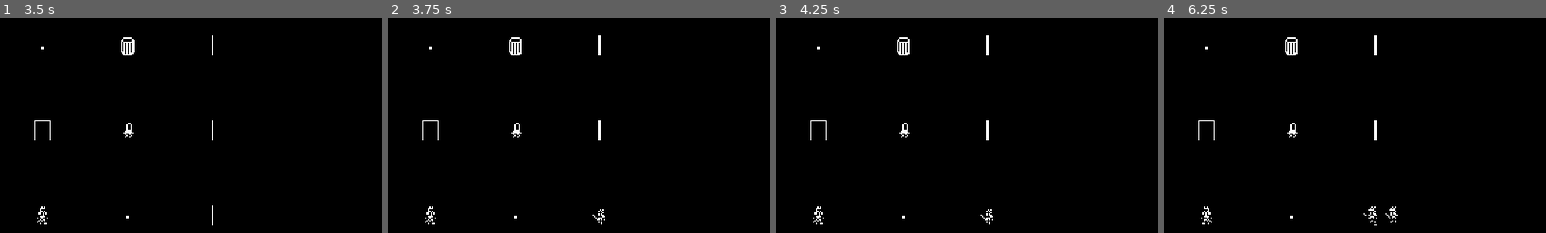
Above: before the commit, frames 1-4 (left to right).
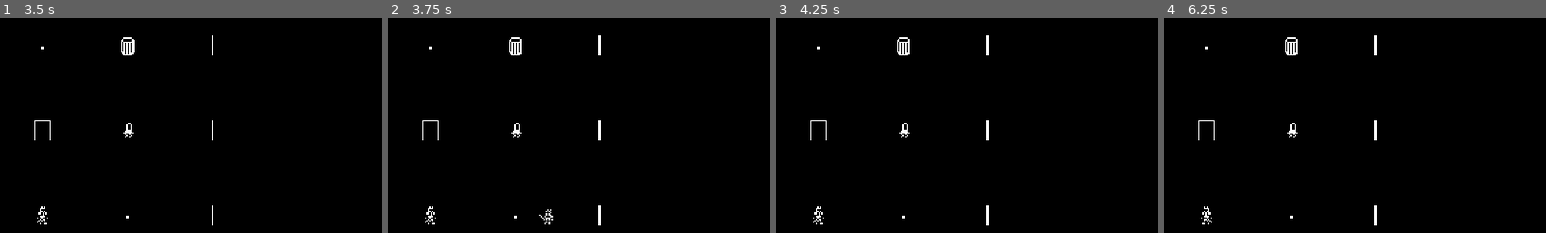
Above: after the commit, the same moments.

Repository: JohnScuzzman/Gnoll-Pointer-Godot-Game
Game: Godot game, scene res://level/main_menu.tscn
Same seed, same stepped clock (60 frames per second), same inputs: the game is played once before the commit and once after it.
Inputs (mouse positions are % of the whole screen's width and height, from its top left):
- Up to frame 1 (3.5 s): click (50, 50) at 0.52 s; type "Alex" at 0.6 s; click "Start Game" at 1.25 s; hold D (right) 2.03-2.78 s; hold F (interact) 2.03-2.78 s; hold S (down) from 2.78 s (still down); tap ` (rest) at 2.85 s
- Up to frame 2 (3.75 s): release S (down) at 3.53 s; hold D (right) from 3.53 s (still down); hold M (spawn) from 3.53 s (still down)
- Up to frame 3 (4.25 s): keep holding D (right); keep holding M (spawn)
- Up to frame 4 (6.25 s): tap Enter at 4.25, 5.75 s; release D (right) at 4.28 s; release M (spawn) at 4.28 s; hold W (up) 4.28-5.03 s; tap F (interact) at 4.35 s; tap Space at 5 s; hold ` (rest) 5.03-5.78 s; hold A (left) from 5.03 s (still down); tap M (spawn) at 5.85 s
The pictures show only the part of the screen within x 50-100%, y 14-64%; the shares and areas given below are measured in that part.

Frame 1 is identical in both runs. In frame 2, 0.2% of the frame differs, in the area x 39-57%, y 87-97%; in frame 3, less than 0.1%; in frame 4, 0.2%, in the area x 52-62%, y 87-96%.

Commit message:
Put more calculations on startup

Diff:
--- a/entity/enemy.gd
+++ b/entity/enemy.gd
@@ -13,8 +13,12 @@
 
 func _ready():
 	add_to_group("enemy")
+	gravity_scale = 0
 	sprite.offset = Vector2(GlobalVariable.tile_size / 2, GlobalVariable.tile_size / 2)
 	shape_cast.position = Vector2(GlobalVariable.tile_size / 2, GlobalVariable.tile_size / 2)
+	shape_cast.shape.size = Vector2(GlobalVariable.tile_size / 2, GlobalVariable.tile_size / 2)
+	collision_shape.position = Vector2(GlobalVariable.tile_size / 2, GlobalVariable.tile_size / 2)
+	collision_shape.shape.size = Vector2(GlobalVariable.tile_size, GlobalVariable.tile_size)
 
 func on_hit(value):
 	value -= armor_value
--- a/entity/player.gd
+++ b/entity/player.gd
@@ -1,12 +1,16 @@
 extends BaseEntity
 
 @onready var sprite = $Sprite2D
+@onready var collision_shape = $CollisionShape2D
 @onready var shape_cast: ShapeCast2D = $ShapeCast2D
 
 func _ready():
 	add_to_group("player")
 	sprite.offset = Vector2(GlobalVariable.tile_size / 2, GlobalVariable.tile_size / 2)
 	shape_cast.position = Vector2(GlobalVariable.tile_size / 2, GlobalVariable.tile_size / 2)
+	shape_cast.shape.size = Vector2(GlobalVariable.tile_size / 2, GlobalVariable.tile_size / 2)
+	collision_shape.position = Vector2(GlobalVariable.tile_size / 2, GlobalVariable.tile_size / 2)
+	collision_shape.shape.size = Vector2(GlobalVariable.tile_size, GlobalVariable.tile_size)
 
 func try_move_or_colide(input_direction):
 	var new_player_position: Vector2
